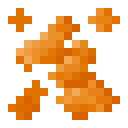
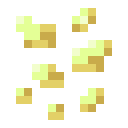
The second 128 × 128 image is a revision of the first. Changes to its layers:
hid group "dense 2" (1 layers) over (8, 8, 120, 120)
hid group "dense" (8 layers) over (8, 8, 120, 120)
added group "Modded" with 97 layers in group "normal" over (8, 8, 120, 120)
added group "Thermal" with 13 layers in group "Modded" over (8, 8, 120, 120)
added layer "sulfur" (1st of 2, in "Overlays" › "normal" › "Modded" › "Thermal") in group "Thermal" over (16, 8, 112, 120)
added group "alltheores" with 10 layers in group "Modded" over (8, 16, 112, 112)
showed group "blocks" (9 layers) over (8, 8, 120, 120)
